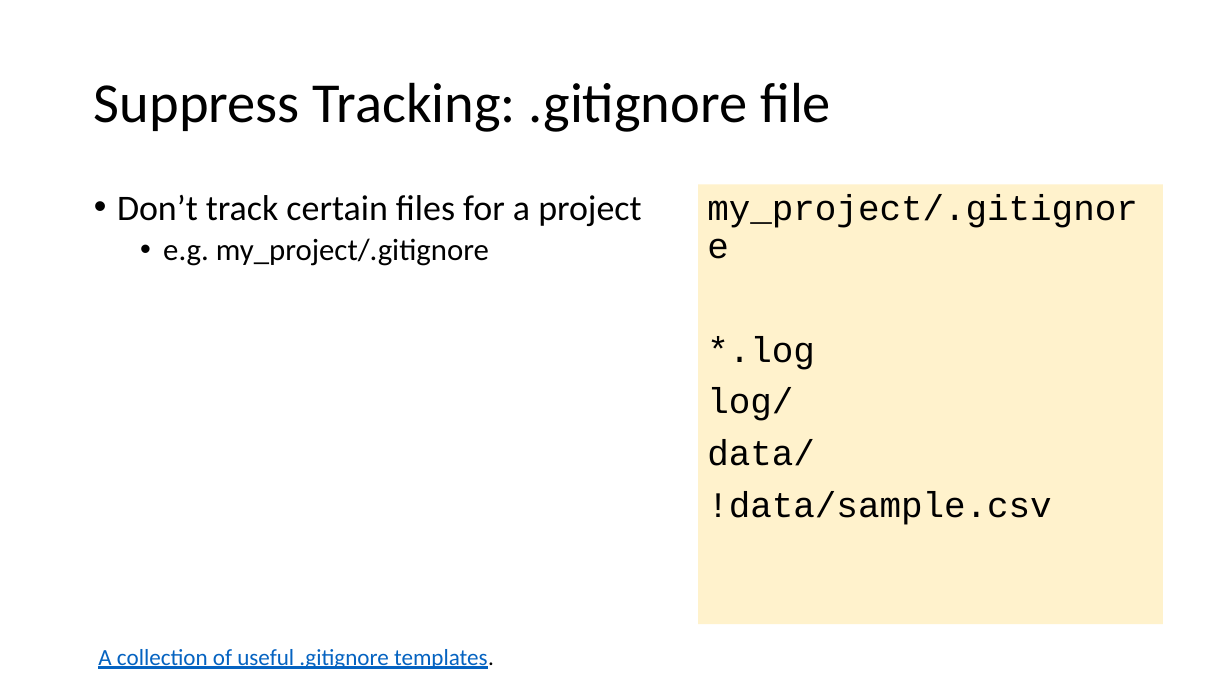
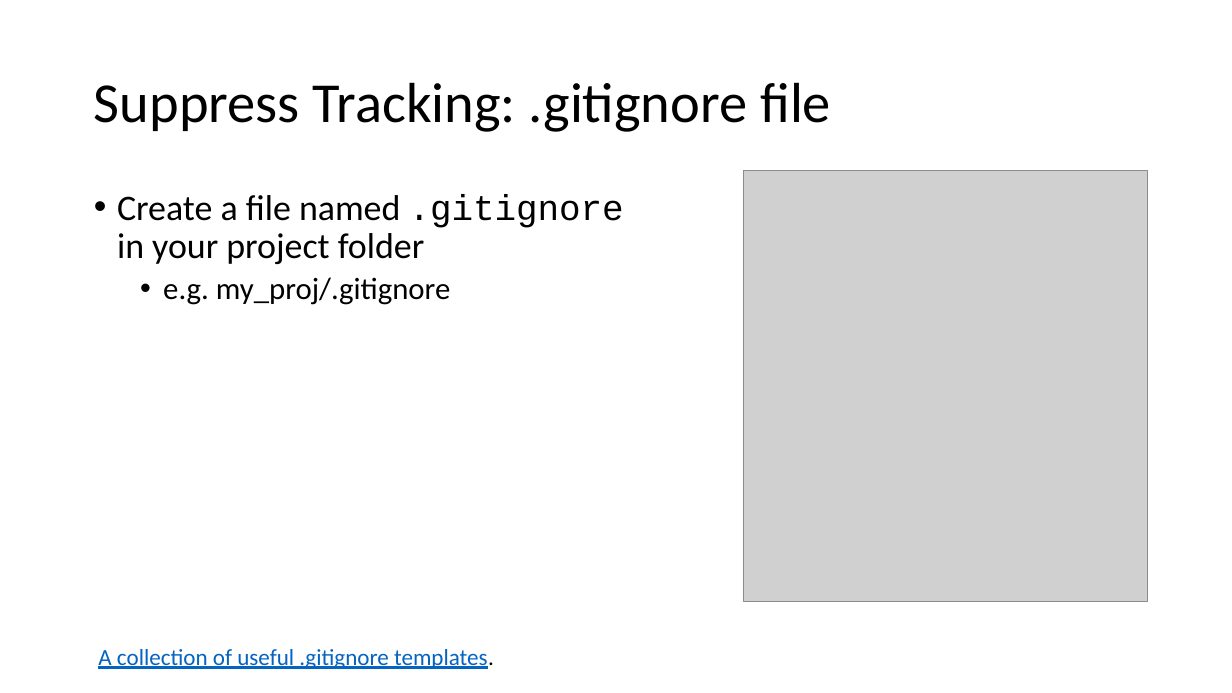
Before and after one commit to tdmdal/git-workshop, a slide deck: slide 20 of git_intro.pptx (slide 19 before the commit). Drawn at 1232x693 pixels with LibreOffice and Linux fonts; fonts in the diff are those of the drawing; grey boxes stand for pictures. Boxes give left, top, right and bottom in pixels: in the first picture for what was removed or moved away, otherwise in the second. Text is boxed around its words. In the diff, an @@ line names an element or a change of style, - is before the commit and + after.

```diff
--- a/git_intro.pptx
+++ b/git_intro.pptx
@@ picture added at [743,171,1148,602] @@
@@ text at [117,194,624,305]: text changed @@
-• Don’t track certain files for a project
-  • e.g. my_project/.gitignore
+• Create a file named .gitignore in your project folder
+  • e.g. my_proj/.gitignore
@@ rectangle removed at [699,185,1164,625] @@
-my_project/.gitignore
-*.log
-log/
-data/
-!data/sample.csv
```
Also in this commit, not shown: 18 other slides changed, 4 slides added, 1 slide removed, 2 other files.
